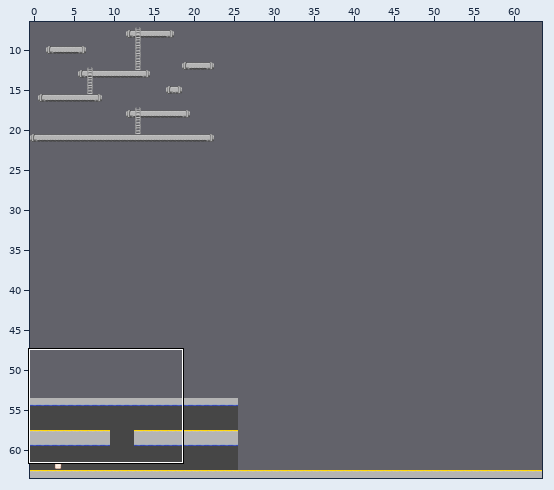
Tiled map -- factory.tmx. The first picture is a wide view before the edit; the outline marks the close-up.
Close-up. Earlier state:
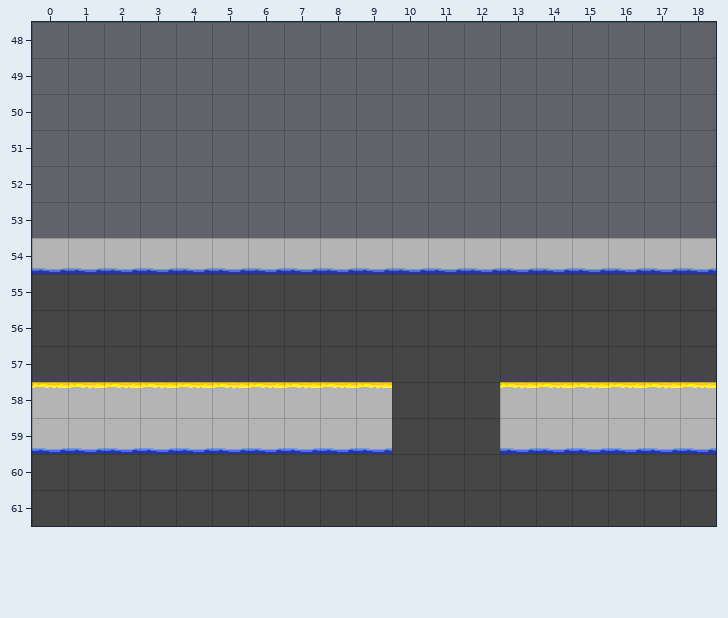
Cells are 48x48 px. Shown: x 0..18, y 48..61. The commit also changed other parts of the map, which this record leaves out.
Once edited:
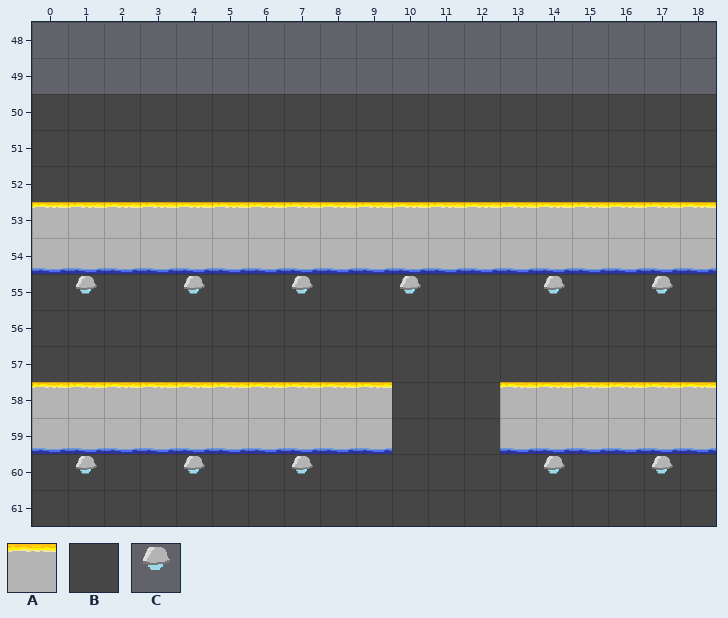
Key: from "factory_tiles": A 21, B 22, C 33.
_ is an empty cell.
Difference:
{"where": "layer \"BG\""}
{"y":50,"x":0,"old":"___________________","new":"BBBBBBBBBBBBBBBBBBB"}
{"y":51,"x":0,"old":"___________________","new":"BBBBBBBBBBBBBBBBBBB"}
{"y":52,"x":0,"old":"___________________","new":"BBBBBBBBBBBBBBBBBBB"}
{"where": "layer \"FG\""}
{"y":55,"x":1,"old":"_","new":"C"}
{"y":55,"x":4,"old":"_","new":"C"}
{"y":55,"x":7,"old":"_","new":"C"}
{"y":55,"x":10,"old":"_","new":"C"}
{"y":55,"x":14,"old":"_","new":"C"}
{"y":55,"x":17,"old":"_","new":"C"}
{"y":60,"x":1,"old":"_","new":"C"}
{"y":60,"x":4,"old":"_","new":"C"}
{"y":60,"x":7,"old":"_","new":"C"}
{"y":60,"x":14,"old":"_","new":"C"}
{"y":60,"x":17,"old":"_","new":"C"}
{"where": "layer \"Collision\""}
{"y":53,"x":0,"old":"___________________","new":"AAAAAAAAAAAAAAAAAAA"}
